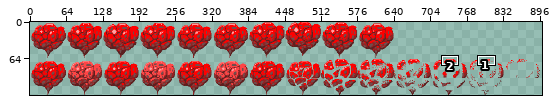
Edited in one commit: pixel-art file (platformerMario/assets/aseprite/spritesheetBaudruchePetitEnnemis.aseprite). Above: a wide view before the commit, with the close-up outlined.
Close-up. The starting point:
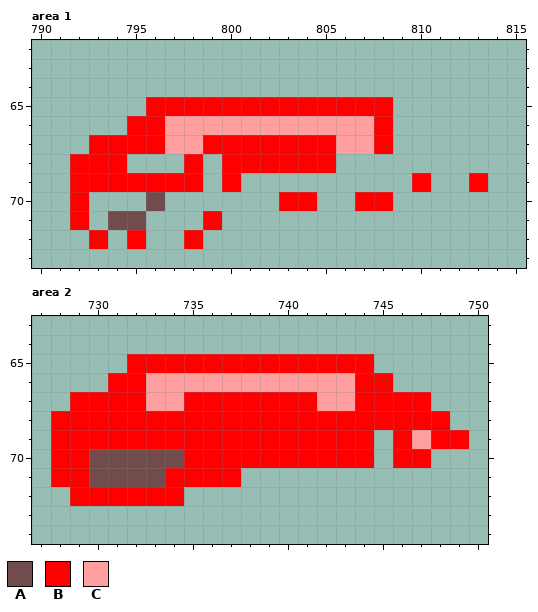
960x128 pixels, 1 frame. Shown: area 1: x 790..815, y 62..73; area 2: x 727..750, y 63..74. The wide view leaves out empty margins. The commit also changed other parts of the picture, which this record leaves out.
Palette (. is transparent): A #724c4c  B #ff0000  C #ff9f9f
Pixels before, area 1, first column x 792:
65 ....BBBBBBBBBBBBB.....
66 ...BBCCCCCCCCCCCB.....
67 .BBBBCCBBBBBBBCCB.....
68 BBB...B.BBBBBB........
69 BBBBBBB.B.........B..B
70 B...A......BB..BB.....
71 B.AA...B..............
72 .B.B..B...............
Pixels before, area 2, first column x 728:
65 ....BBBBBBBBBBBBB.....
66 ...BBCCCCCCCCCCCBB....
67 .BBBBCCBBBBBBBCCBBBB..
68 BBBBBBBBBBBBBBBBBBBBB.
69 BBBBBBBBBBBBBBBBB.BCBB
70 BBAAAAABBBBBBBBBB.BB..
71 BBAAAABBBB............
72 .BBBBBB...............
The result:
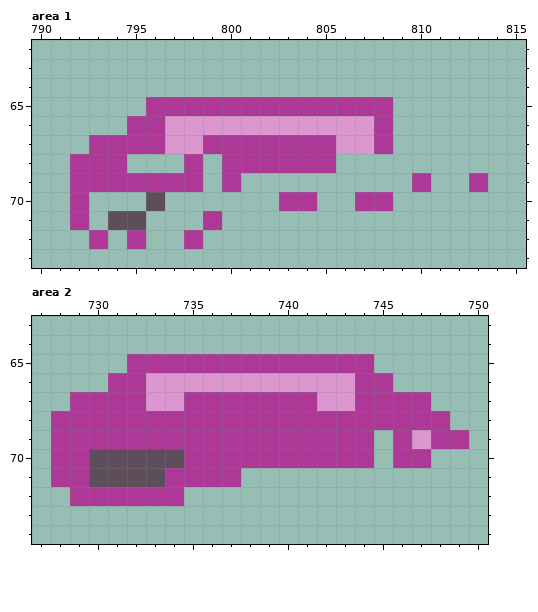
From old to new:
layer "Layer 1" now hidden
layer "Layer 1 Copy" added
colour A: #724c4c -> #5e4d5b
colour B: #ff0000 -> #ad3898
colour C: #ff9f9f -> #dd97d0
Changed places in both close-ups, as pixel boxes (x1, y1, x2, y2):
changed: (70, 97, 488, 249)
changed: (51, 354, 469, 506)
